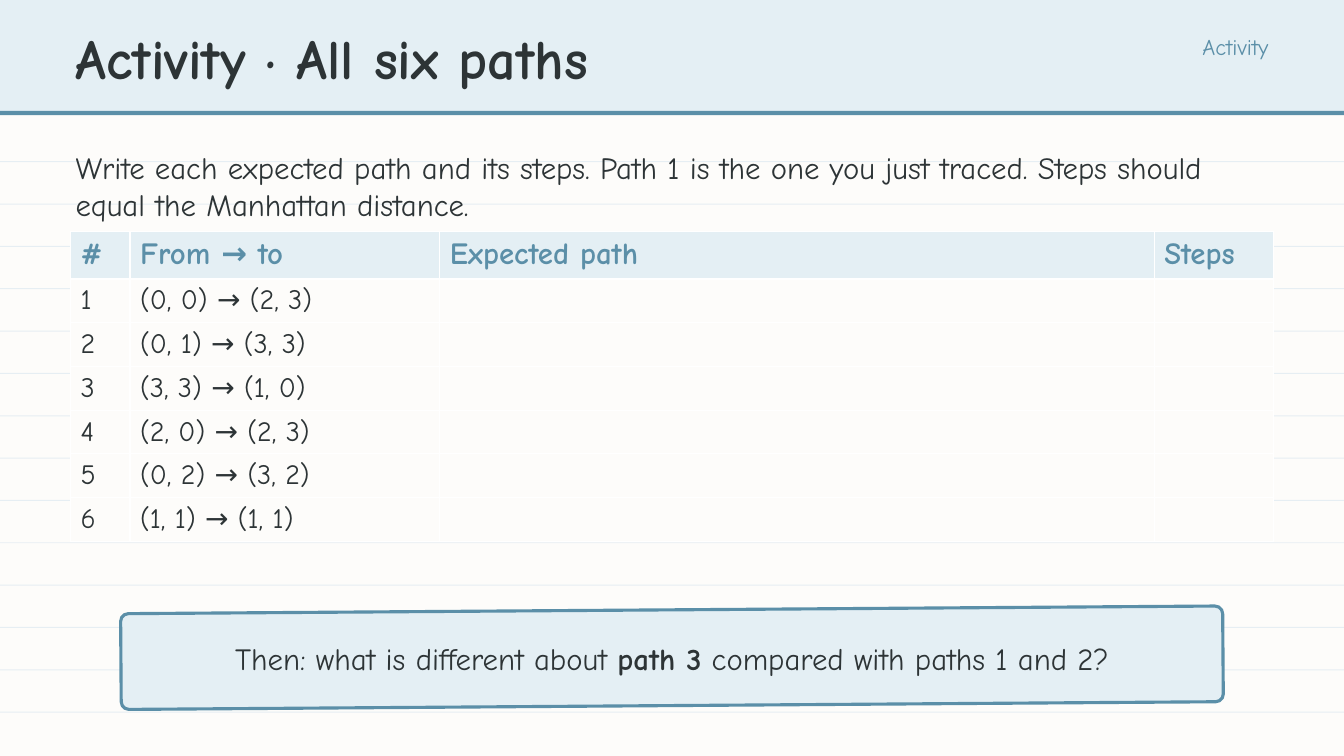
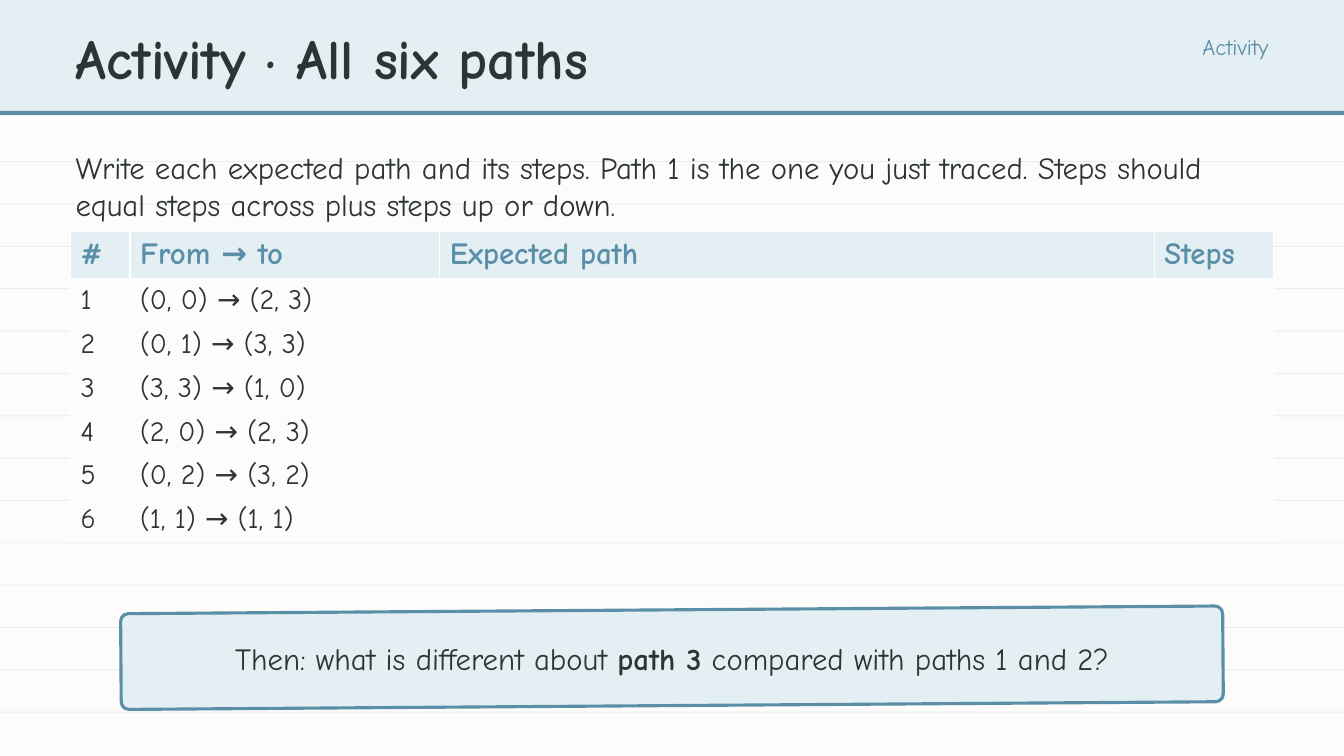
Before and after one commit to bradamiller/LearningPython, a slide deck: slide 7 of static/slides/module-04-manhattan/module-4-lesson-04-the-manhattan-algorithm.pptx. Drawn at 1344x756 pixels with LibreOffice and Linux fonts; fonts in the diff are those of the drawing. Boxes give left, top, right and bottom in pixels: in the first picture for what was removed or moved away, otherwise in the second. Text is boxed around its words. In the diff, an @@ line names an element or a change of style, - is before the commit and + after.

```diff
--- a/static/slides/module-04-manhattan/module-4-lesson-04-the-manhattan-algorithm.pptx
+++ b/static/slides/module-04-manhattan/module-4-lesson-04-the-manhattan-algorithm.pptx
@@ text at (76,158,1201,222): text changed @@
-Write each expected path and its steps. Path 1 is the one you just traced. Steps should equal the Manhattan distance.
+Write each expected path and its steps. Path 1 is the one you just traced. Steps should equal steps across plus steps up or down.
```
Also in this commit, not shown: 2 other slides changed, 19 other files.
